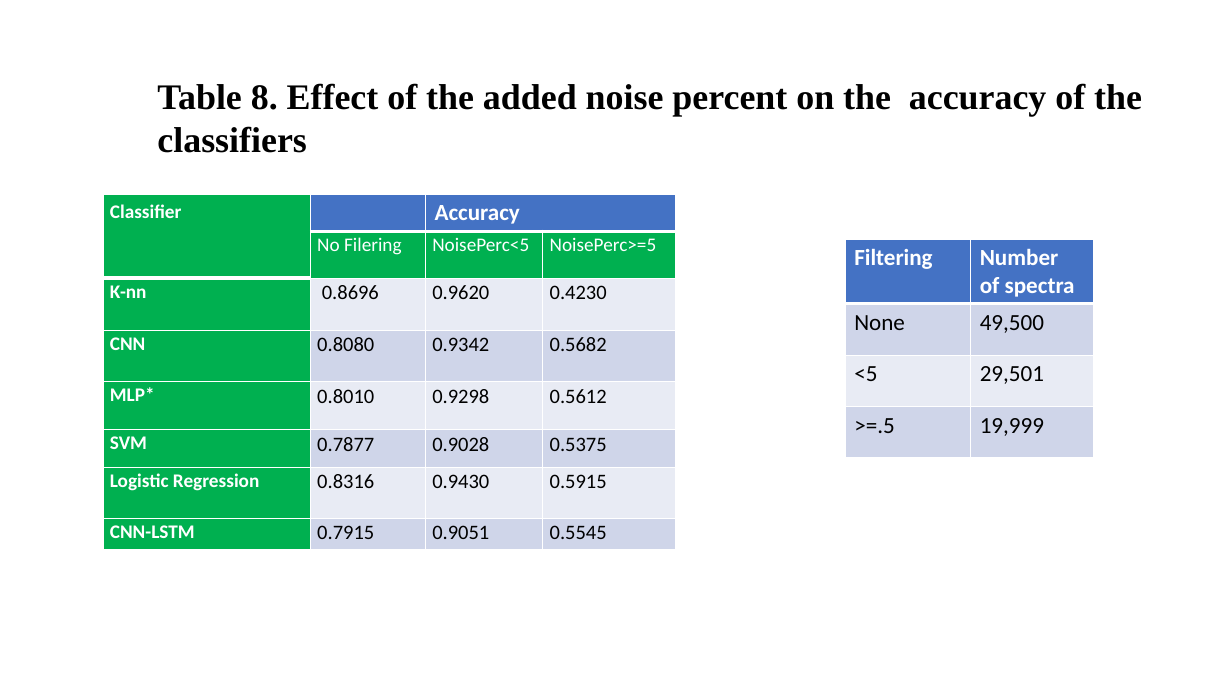
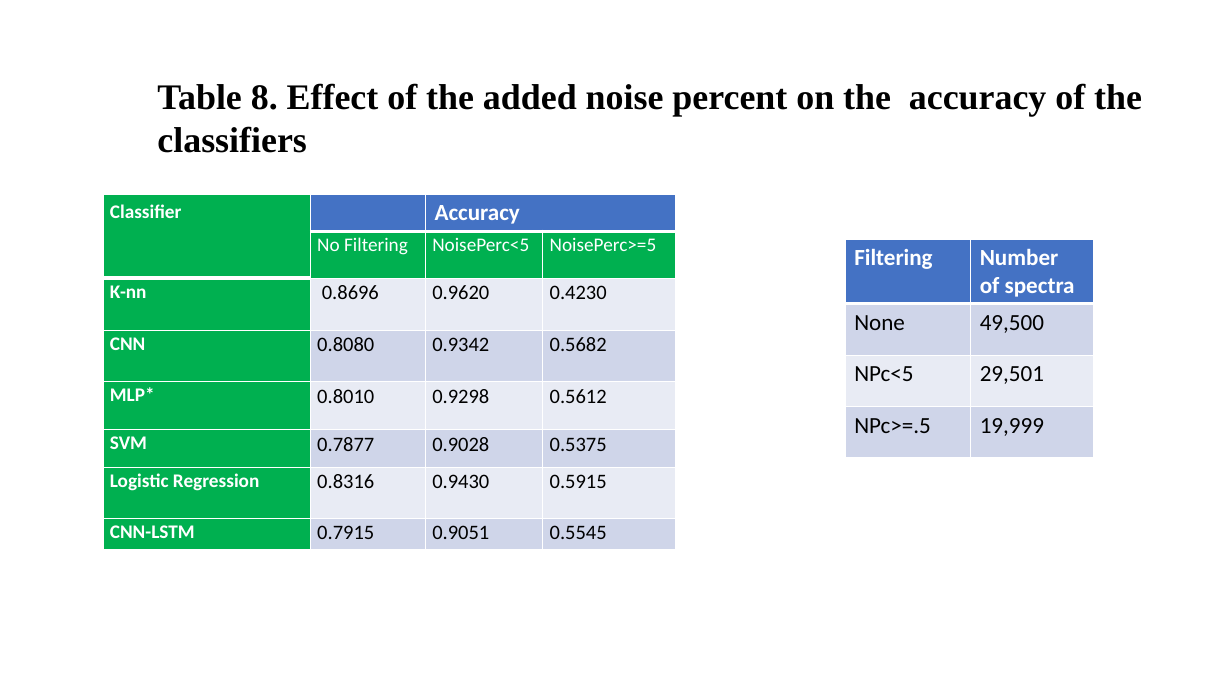
Before and after one commit to eacunafer/analytes, a slide deck: slide 30 of NRL40551.pptx. Drawn at 1232x693 pixels with LibreOffice and Linux fonts; fonts in the diff are those of the drawing. Boxes give left, top, right and bottom in pixels: in the first picture for what was removed or moved away, otherwise in the second. Text is boxed around its words. In the diff, an @@ line names an element or a change of style, - is before the commit and + after.

```diff
--- a/NRL40551.pptx
+++ b/NRL40551.pptx
@@ table at (103, 194, 676, 550) @@
-row 2, column 2: No Filering
+row 2, column 2: No Filtering
@@ table at (846, 239, 1094, 458) @@
-row 3, column 1: <5
+row 3, column 1: NPc<5
-row 4, column 1: >=.5
+row 4, column 1: NPc>=.5
```
Also in this commit, not shown: 8 other slides changed.
